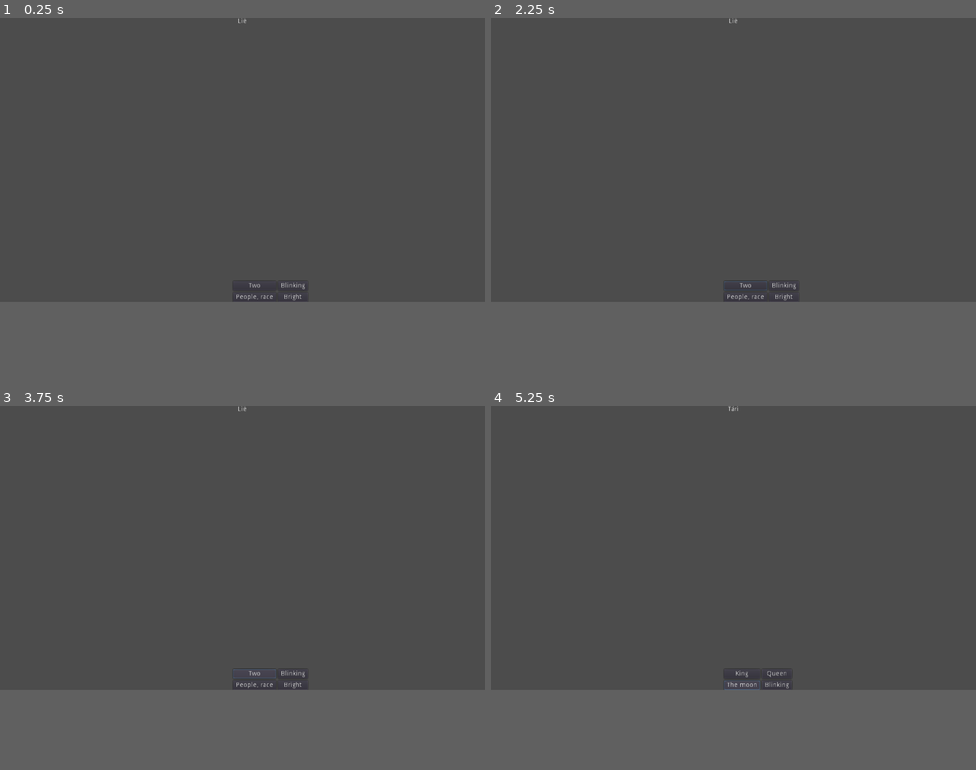
Above: before the commit, frames 1-4 (two rows, left to right).
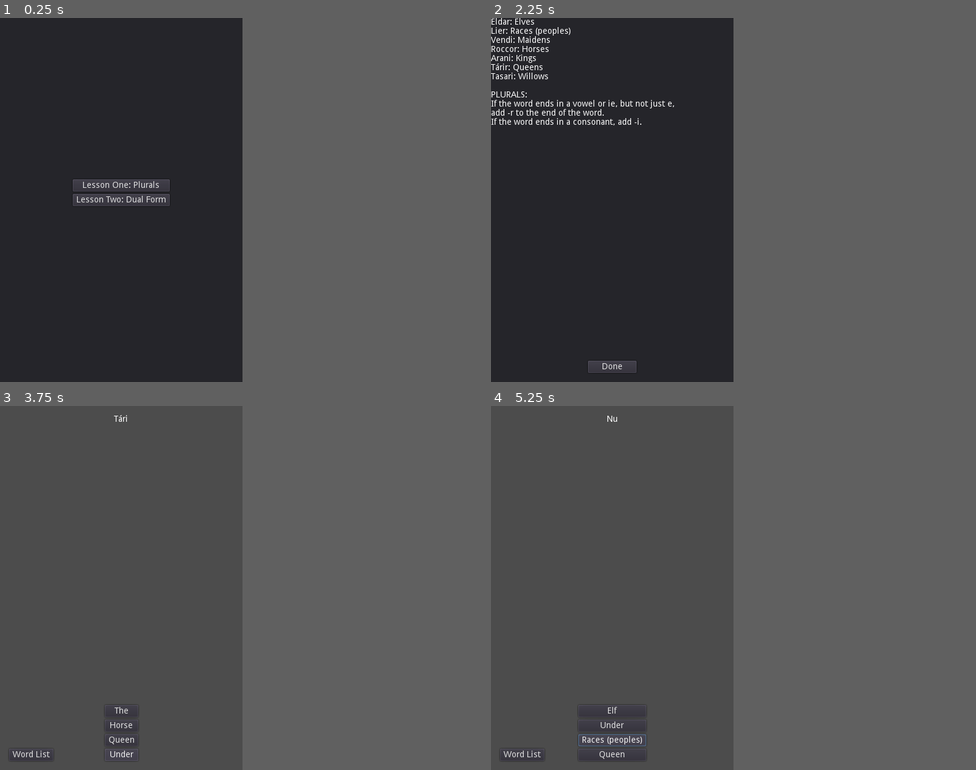
Above: after the commit, the same moments.

Repository: the-alex-g/QuenyaFlashcards
Game: Godot game, scene res://Main.tscn
The game is run twice, just before and just after one commit, with the same random seed, the same clock (stepped at 60 frames per second) and the same inputs.
Inputs (mouse positions are in pixels of both pictures, inside the frame that each line leads up to; where the layout moved, square brackets give the same spot in the first picture):
- Up to frame 1 (0.25 s): no input
- Up to frame 2 (2.25 s): click (733, 254) [743, 287] at 0.5 s; click (554, 291) at 1.25 s, where only the run after the commit has a clickable "Word List"; click (733, 149) at 2 s, where only the run after the commit has a clickable "Lesson One: Plurals"
- Up to frame 3 (3.75 s): click "Two" (after the commit: "The") at 2.75 s; click (242, 679) at 3.5 s, where only the run after the commit has a clickable "Done"
- Up to frame 4 (5.25 s): click "Blinking" (after the commit: "Horse") at 4.25 s; click "People, race" (after the commit: "Queen") at 5 s
The window is 800x468 before the commit and 400x600 after it. Grey fills any space a smaller window leaves; there, only what the larger window draws over its background counts as a difference.

The runs differ from the first frame. In frame 1, 38% of the frame differs, in the area x 0-64%, y 0-78%; in frame 2, 39%, in the area x 0-64%, y 0-98%; in frame 3, 0.4%; in frame 4, 0.5%.

Commit message:
Add basic loop

Diff:
--- a/project/AnswerButton.tscn
+++ b/project/AnswerButton.tscn
@@ -5,6 +5,7 @@
 [node name="AnswerButton" type="Button"]
 margin_right = 12.0
 margin_bottom = 20.0
+grow_horizontal = 2
 script = ExtResource( 1 )
 __meta__ = {
 "_edit_use_anchors_": false
--- a/project/AnswerButtons.gd
+++ b/project/AnswerButtons.gd
@@ -1,4 +1,4 @@
-extends GridContainer
+extends VBoxContainer
 
 # signals
 signal correct_answer_given
--- a/project/AnswerButtons.tscn
+++ b/project/AnswerButtons.tscn
@@ -3,30 +3,32 @@
 [ext_resource path="res://AnswerButton.tscn" type="PackedScene" id=1]
 [ext_resource path="res://AnswerButtons.gd" type="Script" id=2]
 
-[node name="AnswerButtons" type="GridContainer"]
+[node name="AnswerButtons" type="VBoxContainer"]
 margin_right = 40.0
 margin_bottom = 40.0
-columns = 2
+grow_horizontal = 2
 script = ExtResource( 2 )
 __meta__ = {
 "_edit_use_anchors_": false
 }
 
 [node name="AnswerButton" parent="." instance=ExtResource( 1 )]
+margin_right = 40.0
 
 [node name="AnswerButton2" parent="." instance=ExtResource( 1 )]
-margin_left = 16.0
-margin_right = 28.0
+margin_top = 24.0
+margin_right = 40.0
+margin_bottom = 44.0
 
 [node name="AnswerButton3" parent="." instance=ExtResource( 1 )]
-margin_top = 24.0
-margin_bottom = 44.0
+margin_top = 48.0
+margin_right = 40.0
+margin_bottom = 68.0
 
 [node name="AnswerButton4" parent="." instance=ExtResource( 1 )]
-margin_left = 16.0
-margin_top = 24.0
-margin_right = 28.0
-margin_bottom = 44.0
+margin_top = 72.0
+margin_right = 40.0
+margin_bottom = 92.0
 [connection signal="custom_pressed" from="AnswerButton" to="." method="_on_AnswerButton_pressed"]
 [connection signal="custom_pressed" from="AnswerButton2" to="." method="_on_AnswerButton_pressed"]
 [connection signal="custom_pressed" from="AnswerButton3" to="." method="_on_AnswerButton_pressed"]
--- /dev/null
+++ b/project/LessonButton.gd
@@ -0,0 +1,21 @@
+extends Button
+
+# signals
+signal custom_pressed(lesson_number)
+
+# enums
+
+# constants
+
+# exported variables
+export var lesson_number := 0
+
+# variables
+var _ignore
+
+# onready variables
+
+
+
+func _on_LessonButton_pressed()->void:
+	emit_signal("custom_pressed", str(lesson_number))
--- /dev/null
+++ b/project/LessonButton.tscn
@@ -0,0 +1,12 @@
+[gd_scene load_steps=2 format=2]
+
+[ext_resource path="res://LessonButton.gd" type="Script" id=1]
+
+[node name="LessonButton" type="Button"]
+margin_right = 12.0
+margin_bottom = 20.0
+script = ExtResource( 1 )
+__meta__ = {
+"_edit_use_anchors_": false
+}
+[connection signal="pressed" from="." to="." method="_on_LessonButton_pressed"]
--- a/project/Main.gd
+++ b/project/Main.gd
@@ -5,124 +5,85 @@
 # enums
 
 # constants
-const DUAL_FORMS := {
-	'Envyinyataru':'Two renewers',
-	'Ulundu':'Two floods',
-	'Eäruilet':'Two pieces of seaweed',
-	'Ercassu':'Two pieces of holly',
-	'Ohtaru':'Two warriors',
-	'Herut':'Two lords',
-	'Nehtu':'Two spearheads',
-	'Mahalmu':'Two thrones',
-	'Hlócet':'Two snakes',
-	'Hísiet':'Two mists',
-	'Eldu':'Two elves',
-	'Valat':'Two angels',
-	'Ainut':'Two spirits',
-	'Noldu':'Two of the people of Noldo',
-	'Valiet':'Two female angels',
-	'Elet':'Two stars',
-	'Casat':'Two dwarves',
-	'Vendu':'Two maidens',
-	'Roccot':'Two horses',
-	'Arat':'Two kings',
-	'Táru':'Two queens',
-	'Tasaru':'Two willows',
-	'Ciryat':'Two ships',
-	'Aiwet':'Two birds',
-	'Sart':'Two pebbles',
-	'Oront':'Two mountains',
-	'Talat':'Two floors',
-}
-const PLURAL_FORMS := {
-	'Envyinyatari':'Renewers',
-	'Ulundi':'Floods',
-	'Eäruili':'Seaweed (plural)',
-	'Ercassi':'Holly (plural)',
-	'Ohtari':'Warriors',
-	'Herur':'Lords',
-	'Nehti':'Spearheads',
-	'Mahalmar':'Thrones',
-	'Hlóci':'Snakes',
-	'Hísier':'Mists',
-	'Eldar':'Elves',
-	'Valar':'Angels',
-	'Ainur':'Spirits',
-	'Noldor':'The people of Noldo',
-	'Valier':'Female angels',
-	'Eleni':'Stars',
-	'Casari':'Dwarves',
-	'Vendi':'Maidens',
-	'Roccor':'Horses',
-	'Arani':'Kings',
-	'Tárir':'Queens',
-	'Tasari':'Willows',
-	'Ciryari':'Ships',
-	'Aiwer':'Birds',
-	'Sardi':'Pebbles',
-	'Orondi':'Mountains',
-	'Talami':'Floors',
-}
-const SINGLE_FORMS := {
+const LESS_1_WORDS := { # Various words
 	'Alcar':'Glory',
 	'Alcarinqua':'Glorious',
+	'Alcarë':'Glory',
 	'Calima':'Bright',
-	'Unótimë':'Uncountable',
+	'Únótimë':'Uncountable',
 	'Envyinyatar':'Renewer',
 	'Ulundë':'Flood',
 	'Eäruilë':'Seaweed',
 	'Ercassë':'Holly',
 	'Ohtar':'Warrior',
 	'Hrávë':'Flesh',
-	'Nahta':'a bite',
+	'Nahta':'A bite',
 	'Heru':'Lord',
 	'Nehtë':'Spearhead',
 	'Mahalma':'Throne',
 	'Hellë':'Sky',
-	'Tihtala':'Blinking',
+	'Tihtala':'Blinding',
 	'Hlócë':'Snake',
 	'Hísië':'Mist',
-	'Elda':'Elf',
-	'Vala':'Angel',
-	'Ainu':'Spirit',
-	'Noldo':'The name of an elf',
-	'Valië':'Female angel',
-	'Elen':'Star',
-	'Casar':'Dwarf',
+}
+const LESS_2_WORDS := { # Plurals
 	'Minë':'One',
 	'Anar':'The sun',
 	'Isil':'The moon',
 	'Ar':'And',
-	'Lië':'People, race',
+	'I':'The',
+	'Elda':'Elf',
+	'Lië':'Race (people)',
 	'Vendë':'Maiden',
 	'Rocco':'Horse',
 	'Aran':'King',
 	'Tári':'Queen',
 	'Tasar':'Willow',
 	'Nu':'Under',
-	'Ciryar':'Ship',
-	'Sar':'Pebble',
+}
+const LESS_2_EXERCISES := { # Plurals
+	'Eldar':'Elves',
+	'Lier':'Races (peoples)',
+	'Vendi':'Maidens',
+	'Roccor':'Horses',
+	'Arani':'Kings',
+	'Tárir':'Queens',
+	'Tasari':'Willows',
+}
+const LESS_2_RULES := 'PLURALS: \nIf the word ends in a vowel or ie, but not just e, \nadd -r to the end of the word. \nIf the word ends in a consonant, add -i.'
+const LESS_3_WORDS := { # Dual forms
+	'Atta':'Two',
+	'Hen (hend-)':'Eye',
+	'Ranco':'Arm',
+	'Ando':'Gate',
+	'Cirya':'Ship',
 	'Aiwë':'Bird',
-	'Talan':'Floor',
-	'Nér':'Man',
-	'Nís':'Woman',
+	'Talan (talam-)':'Floor',
+	'Nér (ner-)':'Man',
+	'Nís (niss-)':'Woman',
+	'Sar (sard-)':'Pebble',
 	'Alda':'Tree',
-	'Oron':'Mountain',
-	'Atta':'Two',
-	'Neldë':'Three',
-	'Ná':'Is',
-	'Nar':'Are',
-	'Vanya':'Beautiful',
-	'Alta':'Big',
-	'Taura':'Mighty',
-	'Saila':'Wise',
-	'Úmëa':'Evil',
-	'Carnë':'Red',
-	'Ninquë':'White',
-	'Morë':'Black',
-	'Firin':'Dead',
+	'Oron (oront-)':'Mountain',
 }
-
+const LESS_3_EXERCISES := { # Dual forms and plurals
+	'Hendu':'Hands (dual)',
+	'Rancot':'Arms (dual)',
+	'Andu':'Gates (dual)',
+	'Ciryat':'Ships (dual)',
+	'Aiwu':'Birds (dual)',
+	'Talamu':'Floors (dual)',
+	'Neru':'Men (dual)',
+	'Nissu':'Women (dual)',
+	'Sardu':'Pebbles (dual)',
+	'Aldu':'Trees (dual)',
+	'Orontu':'Mountains (dual)',
+	'Hendi':'Hands',
+	'Ciryar':'Ships',
+	'Aiwer':'Birds',
+	'Eldu':'Elves (dual)',
+	'Aldar':'Trees',
+}
+const LESS_3_RULES := 'DUAL FORMS: \nDual forms are used to refer to naturally occuring pairs. \nIf the word ends in a vowel and has no Ds or Ts in it, add -t at the end. \nIf the word ends in a vowel but does have Ds or Ts, add -u instead of the final vowel. \nIf the word ends in a constonant, add -u.'
 # exported variables
 
 # variables
@@ -133,34 +94,65 @@
 # onready variables
 onready var _question_label := $QuestionLabel
 onready var _answer_buttons := $AnswerButtons
+onready var _word_list_panel := $Panel
+onready var _word_list_display := $Panel/RichTextLabel
+onready var _lesson_display := $LessonPanel
 
 func _ready()->void:
 	randomize()
-	_working_list = SINGLE_FORMS
+	_lesson_display.visible = true
+	_generate_question()
+
+
+func _get_list(lesson_number:String)->void:
+	var words:Dictionary = get('LESS_'+lesson_number+'_WORDS')
+	var exercises:Dictionary = get('LESS_'+lesson_number+'_EXERCISES')
+	for key in exercises:
+		words[key] = exercises[key]
+		_word_list_display.text += key+': '+exercises[key]+'\n'
+	_word_list_display.text += '\n'+get('LESS_'+lesson_number+'_RULES')
+	_word_list_panel.visible = true
+	_working_list = words
 	for question in _working_list:
 		_questions.append(question)
 	_generate_question()
 
 
 func _generate_question()->void:
-	var index := randi()%_questions.size()
-	var question:String = _questions[index]
-	var answer:String = _working_list[question]
-	_questions.remove(index)
-	var answers = [answer]
-	var steev := _working_list.keys()
-	steev.erase(answer)
-	for x in 3:
-		index = randi()%steev.size()
-		var q:String = steev[index]
-		var fake_answer:String = _working_list[q]
-		answers.append(fake_answer)
-		steev.remove(index)
-	answers.shuffle()
-	_answer_buttons.set_answers(answers, answer)
-	_question_label.text = question
+	if _questions.size() > 0:
+		var index := randi()%_questions.size()
+		var question:String = _questions[index]
+		var answer:String = _working_list[question]
+		_questions.remove(index)
+		var answers = [answer]
+		var steev := _working_list.keys()
+		steev.erase(answer)
+		for x in 3:
+			index = randi()%steev.size()
+			var q:String = steev[index]
+			var fake_answer:String = _working_list[q]
+			answers.append(fake_answer)
+			steev.remove(index)
+		answers.shuffle()
+		_answer_buttons.set_answers(answers, answer)
+		_question_label.text = question
+	else:
+		_lesson_display.visible = true
 
 
 
 func _on_AnswerButtons_correct_answer_given()->void:
 	_generate_question()
+
+
+func _on_ReadyButton_pressed()->void:
+	_word_list_panel.visible = false
+
+
+func _on_WordList_pressed()->void:
+	_word_list_panel.visible = true
+
+
+func _on_LessonButton_pressed(lesson_number:String)->void:
+	_lesson_display.visible = false
+	_get_list(lesson_number)
--- a/project/Main.tscn
+++ b/project/Main.tscn
@@ -1,7 +1,8 @@
-[gd_scene load_steps=3 format=2]
+[gd_scene load_steps=4 format=2]
 
 [ext_resource path="res://AnswerButtons.tscn" type="PackedScene" id=1]
 [ext_resource path="res://Main.gd" type="Script" id=2]
+[ext_resource path="res://LessonButton.tscn" type="PackedScene" id=3]
 
 [node name="Main" type="Control"]
 anchor_right = 1.0
@@ -13,6 +14,7 @@
 
 [node name="QuestionLabel" type="Label" parent="."]
 anchor_right = 1.0
+margin_top = 15.0
 margin_bottom = 14.0
 align = 1
 __meta__ = {
@@ -25,7 +27,79 @@
 anchor_right = 0.5
 anchor_bottom = 1.0
 margin_left = -20.0
-margin_top = -44.0
+margin_top = -107.0
 margin_right = 20.0
-margin_bottom = 0.0
+margin_bottom = -15.0
+
+[node name="WordList" type="Button" parent="."]
+anchor_top = 1.0
+anchor_bottom = 1.0
+margin_left = 15.0
+margin_top = -35.0
+margin_right = 88.0
+margin_bottom = -15.0
+text = "Word List"
+__meta__ = {
+"_edit_use_anchors_": false
+}
+
+[node name="Panel" type="Panel" parent="."]
+anchor_right = 1.0
+anchor_bottom = 1.0
+
+[node name="RichTextLabel" type="RichTextLabel" parent="Panel"]
+anchor_right = 1.0
+anchor_bottom = 1.0
+margin_bottom = -60.0
+__meta__ = {
+"_edit_use_anchors_": false
+}
+
+[node name="ReadyButton" type="Button" parent="Panel"]
+anchor_left = 0.5
+anchor_top = 1.0
+anchor_right = 0.5
+anchor_bottom = 1.0
+margin_left = -40.0
+margin_top = -35.0
+margin_right = 40.0
+margin_bottom = -15.0
+text = "Done"
+
+[node name="LessonPanel" type="Panel" parent="."]
+anchor_right = 1.0
+anchor_bottom = 1.0
+__meta__ = {
+"_edit_use_anchors_": false
+}
+
+[node name="VBoxContainer" type="VBoxContainer" parent="LessonPanel"]
+anchor_left = 0.5
+anchor_top = 0.5
+anchor_right = 0.5
+anchor_bottom = 0.5
+margin_left = -20.0
+margin_top = -34.0
+margin_right = 20.0
+margin_bottom = 34.0
+grow_horizontal = 2
+__meta__ = {
+"_edit_use_anchors_": false
+}
+
+[node name="LessonButton" parent="LessonPanel/VBoxContainer" instance=ExtResource( 3 )]
+margin_right = 160.0
+text = "Lesson One: Plurals"
+lesson_number = 2
+
+[node name="LessonButton2" parent="LessonPanel/VBoxContainer" instance=ExtResource( 3 )]
+margin_top = 24.0
+margin_right = 160.0
+margin_bottom = 44.0
+text = "Lesson Two: Dual Form"
+lesson_number = 3
 [connection signal="correct_answer_given" from="AnswerButtons" to="." method="_on_AnswerButtons_correct_answer_given"]
+[connection signal="pressed" from="WordList" to="." method="_on_WordList_pressed"]
+[connection signal="pressed" from="Panel/ReadyButton" to="." method="_on_ReadyButton_pressed"]
+[connection signal="custom_pressed" from="LessonPanel/VBoxContainer/LessonButton" to="." method="_on_LessonButton_pressed"]
+[connection signal="custom_pressed" from="LessonPanel/VBoxContainer/LessonButton2" to="." method="_on_LessonButton_pressed"]
--- a/project/project.godot
+++ b/project/project.godot
@@ -21,6 +21,7 @@
 
 [display]
 
+window/size/width=400
 window/stretch/mode="2d"
 window/stretch/aspect="keep"
 
